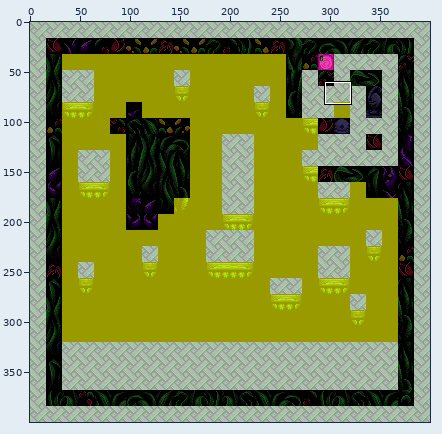
Sprite sheet, stored at puzzles/Scene_Weave_Puzzle3.png. Above: a wide view before the commit, with the close-up outlined.
Close-up. Before the edit:
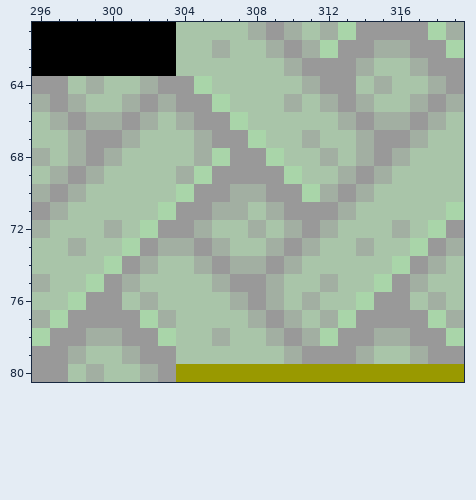
The file is 400x400 pixels. Colours within 5 levels of each other are drawn and written as one. Shown: x 296..319, y 61..80. The commit also changed other parts of the picture, which this record leaves out.
The result:
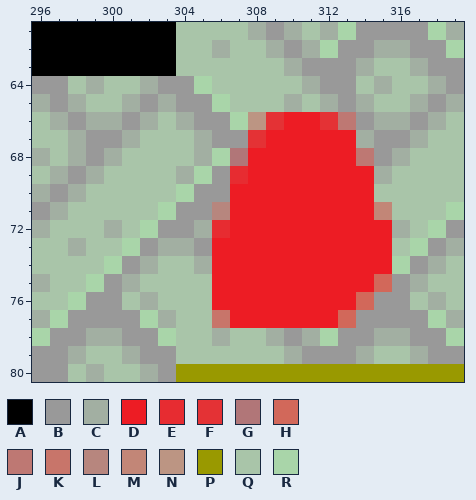
Palette (. is transparent): A #000000  B #999999  C #a2afa2  D #ed1c24  E #e72c31  F #e43235  G #b17678  H #d2685a  J #be7873  K #c8756a  L #b7867e  M #c28677  N #bc9583  P #999900  Q #a9c5a9  R #a9d5a9
The edit:
The author changed colour B to colour D in row 68 at x 308; in row 69 at x 308 to 309 and 314; in row 70 at x 309 to 310 and 313; in row 71 at x 310 to 312; in row 72 at x 311; in row 73 at x 310.
The author changed colour B to colour D in row 74 at x 306 and 309; in row 75 at x 307 to 308; in row 76 at x 308; in row 77 at x 309.
The author changed colour C to colour D in row 67 at x 311; in row 68 at x 312; in row 69 at x 313; in row 70 at x 307 to 308, 312 and 314; in row 71 at x 307, 309 and 313; in row 72 at x 308, 310 and 312.
The author changed colour C to colour D in row 73 at x 306, 309, 311 and 314; in row 74 at x 307 to 308 and 310; in row 75 at x 306, 309 and 312; in row 76 at x 307, 309 and 311; in row 77 at x 308, 310 and 312.
The author changed colour Q to colour D in row 66 at x 310 to 311; in row 67 at x 309 to 310 and 312 to 313; in row 68 at x 310 to 311 and 313; in row 69 at x 311 to 312; in row 71 at x 308 and 314; in row 72 at x 307, 309 and 313 to 315.
The author changed colour Q to colour D in row 73 at x 307 to 308, 312 to 313 and 315; in row 74 at x 311 to 315; in row 75 at x 310 to 311 and 313 to 314; in row 76 at x 306, 310 and 312 to 313; in row 77 at x 307 and 311.
The author changed colour R to colour D in row 68 at x 309; in row 69 at x 310; in row 70 at x 311.
The author changed colour B to colour E in row 69 at x 307.
The author changed colour Q to colour E in row 72 at x 306.
The author changed colour Q to colour F in row 66 at x 309 and 312.
The author changed colour R to colour F in row 67 at x 308.
The author changed colour B to colour G in row 68 at x 307.
The author changed colour R to colour H in row 75 at x 315; in row 76 at x 314; in row 77 at x 313.
The author changed colour C to colour J in row 66 at x 313; in row 68 at x 314.
The author changed colour Q to colour K in row 77 at x 306.
The author changed colour C to colour L in row 71 at x 306.
The author changed colour Q to colour M in row 71 at x 315.
The author changed colour Q to colour N in row 66 at x 308.
Where, in picture pixels (left, top, right, bottom), the same in both close-ups:
changed: (212, 112, 392, 328)
